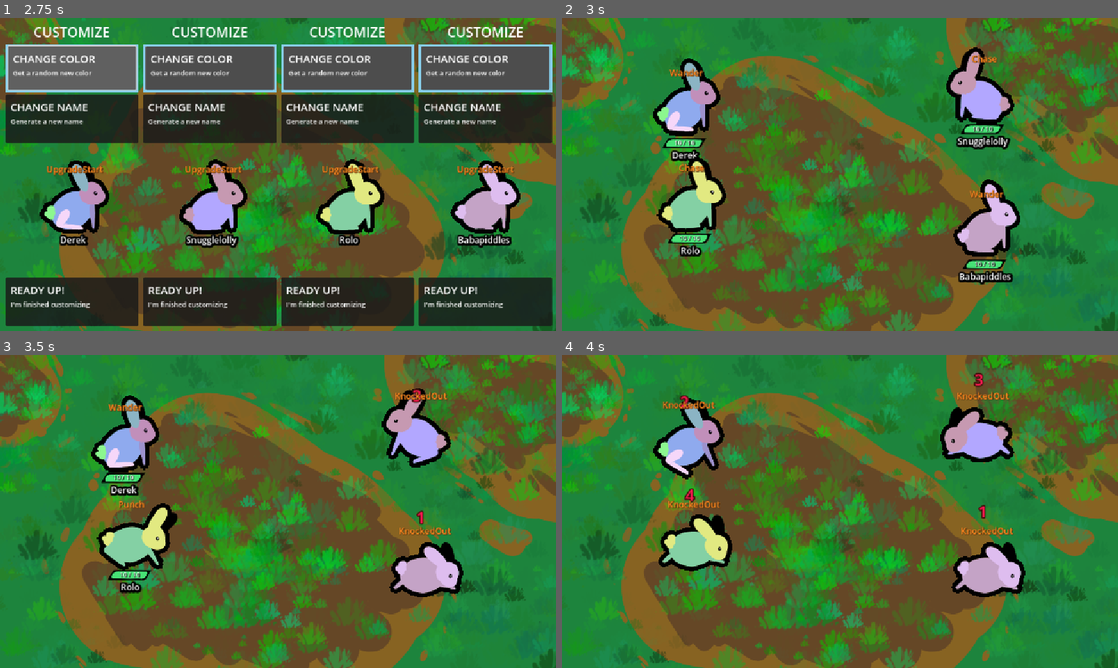
Above: before the commit, frames 1-4 (two rows, left to right).
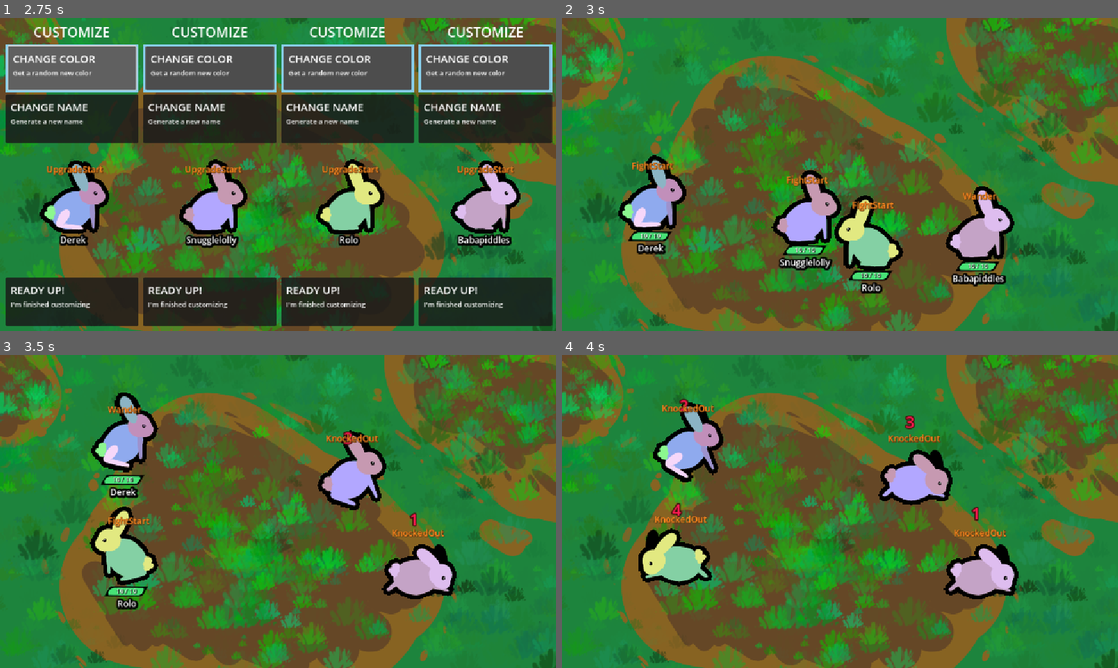
Above: after the commit, the same moments.

Repository: Galitie/tm2
Game: Godot game, scene res://test_scene.tscn
Two runs of this game, one before a commit and one after it. Both use one fixed random seed, a clock stepped at 60 frames per second and the inputs below. Sound files missing from this copy of the repository are replaced by a short silence.
Inputs (mouse positions are in pixels of both pictures, inside the frame that each line leads up to):
- Up to frame 1 (2.75 s): click (72, 68) at 0.52 s; click (72, 68) at 1.27 s; click (72, 68) at 2.02 s
- Up to frame 2 (3 s): tap Enter (ui_accept) at 2.75, 2.85 s; move the mouse to (962, 158) at 2.77 s; click (962, 158) at 2.92 s
- Up to frame 3 (3.5 s): tap Enter (ui_accept) at 3.02, 3.32 s
- Up to frame 4 (4 s): move the mouse to (728, 527) at 3.52 s; tap Enter (ui_accept) at 3.6, 3.77 s; click (728, 527) at 3.67 s

Frame 1 is identical in both runs. In frame 2, 15% of the frame differs, in the area x 10-83%, y 9-89%; in frame 3, 9.4%; in frame 4, 9.2%.

Commit message:
Mons now run to their fight pos

Diff:
--- a/StateMachine/fight_start.gd
+++ b/StateMachine/fight_start.gd
@@ -2,21 +2,50 @@
 class_name Fight
 
 var monster: CharacterBody2D
-
 var health_fill_style := load("uid://b1cqxdsndopa") as StyleBox
 
-func Enter():
+var moving_in: bool = false
+var arrival_speed: float = 800.0
+
+func Enter() -> void:
 	monster.velocity = Vector2()
 	monster.toggle_collisions(true)
 	monster.get_node("HPBar").visible = true
 	monster.z_index = 1
-	var random = [1,2].pick_random()
-	if random == 1:
-		Transitioned.emit("chase")
-	else:
-		Transitioned.emit("wander")
 	monster.name_label.show()
 
-# Don't remove these
+	if monster.target_point != null:
+		if monster.target_point.x < monster.global_position.x:
+			monster.get_node("root").scale = Vector2(-1, 1)
+		else:
+			monster.get_node("root").scale = Vector2(1, 1)
+		moving_in = true
+		monster.animation_player.play("walk", -1.0, 2.0)
+	else:
+		_emit_next_behavior()
+
+func Physics_Update(delta: float) -> void:
+	if moving_in:
+		monster.global_position = monster.global_position.move_toward(monster.target_point, arrival_speed * delta)
+
+		if monster.target_point.x < monster.global_position.x:
+			monster.get_node("root").scale = Vector2(-1, 1)
+		else:
+			monster.get_node("root").scale = Vector2(1, 1)
+
+		if monster.global_position.is_equal_approx(monster.target_point):
+			moving_in = false
+			monster.get_node("root").scale = Vector2(1, 1)
+			monster.global_position = monster.target_point
+			monster.animation_player.play("idle")
+			_emit_next_behavior()
+
+
+func _emit_next_behavior() -> void:
+	var next_pool = [ "chase", "wander" ]
+	var next_state = next_pool.pick_random()
+	Transitioned.emit(next_state)
+
+
 func animation_finished(anim_name: String) -> void:
 	pass
--- a/main.gd
+++ b/main.gd
@@ -263,7 +263,8 @@
 		monster.move_name_fight()
 		var fight_pos = player.get_node("FightPos")
 		monster.state_machine.transition_state("fightstart")
-		monster.global_position = fight_pos.global_position
+		monster.target_point = fight_pos.global_position
+
 
 
 func _on_sudden_death_timer_timeout():
